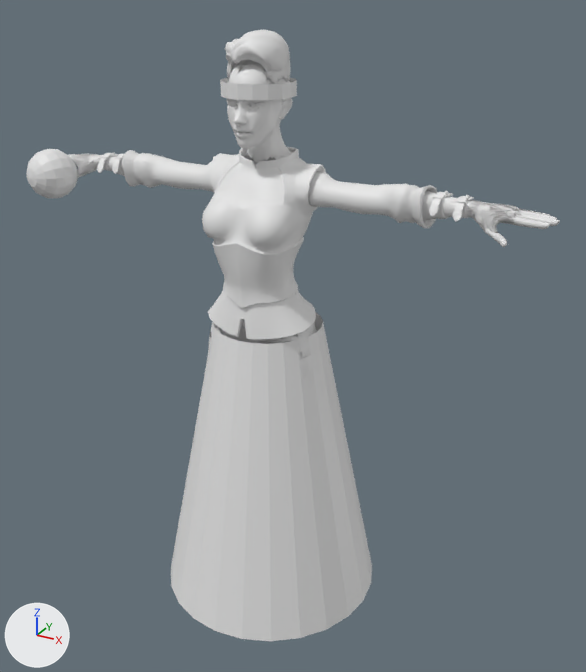
A saved change to the glTF model unity/Tools~/models/heroes_hd/SB_Hero_lyra_HD.glb.
Before and after are seen from a 50 mm camera at (1.193, -1.965, 1.961) aimed at (0.056, 0.104, 0.927). The lights are fixed; the arrows at lower left show +X, +Y and +Z. The picture after the commit comes second. Vertices at exactly the same position are counted once.

The first picture shows 'SB_Hero_lyra'.
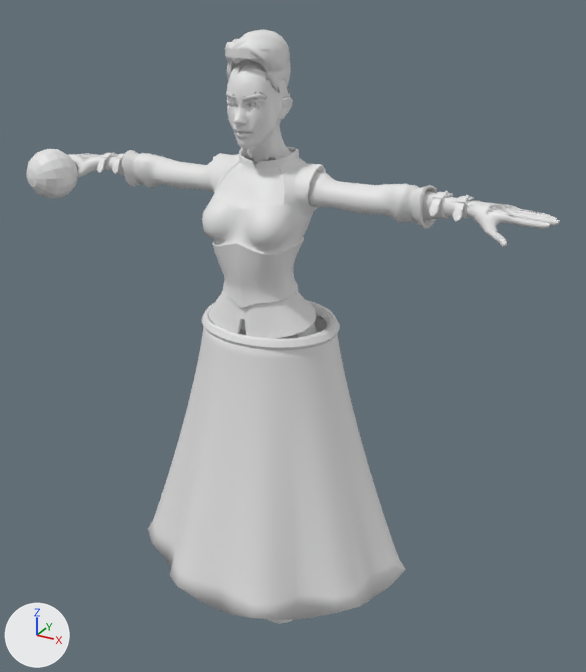
The change in detail:
me_face is used by ob_sb_hero_lyra; location (0.0, 0.0, 0.0).
me_face had 11448 vertices, 21857 faces and spanned x -0.83..0.83, y -0.31..0.41, z -0.01..1.84.
me_face now has 12305 vertices, 23183 faces and spans x -0.83..0.83, y -0.32..0.45, z -0.01..1.84.
me_face part 1: the loose piece of 48 vertices spanning x -0.36..0.36, y -0.31..0.41, z 0.04..0.99 is rebuilt with 1200 vertices and now spans x -0.47..0.48, y -0.32..0.45, z 0.11..1.0.
me_face part 2: a new loose piece of 240 vertices spanning x -0.22..0.22, y -0.13..0.24, z 0.96..1.0.
me_face part 3: a new loose piece of 40 vertices spanning x -0.08..0.08, y -0.08..0.08, z 1.77..1.8.
me_face part 4: the loose piece of 32 vertices spanning x -0.11..0.11, y -0.1..0.11, z 1.67..1.71 is deleted.
me_face part 5: 67 vertices moved within x -0.83..-0.54, y -0.02..0.09, z 1.35..1.44; 128 vertices removed from x -0.83..-0.54, y -0.01..0.1, z 1.35..1.44; 23 vertices added at x -0.82..-0.54, y -0.01..0.1, z 1.35..1.44.
me_face part 6: 59 vertices moved within x 0.54..0.83, y -0.02..0.09, z 1.36..1.44; 121 vertices removed from x 0.54..0.83, y -0.01..0.1, z 1.38..1.44; 22 vertices added at x 0.54..0.82, y 0.0..0.1, z 1.39..1.44.
me_face part 7: 14 vertices moved within x -0.04..0.04, y -0.1..-0.07, z 1.61..1.79; 56 vertices removed from x -0.15..0.15, y -0.09..0.11, z 1.47..1.79; 11 vertices added at x -0.07..0.04, y -0.1..-0.03, z 1.61..1.79.
Other edits to the shape of me_face do not show in these pictures.

Where the change shows, as pixel boxes [x1, y1, x2, y2] in the pictures (586 x 672 px):
'SB_Hero_lyra', reshaped: before [27, 30, 560, 641]; after [27, 30, 560, 624]
part 1 of me_face, rebuilt (28% wider): before [171, 312, 372, 641]; after [148, 300, 406, 620]
part 2 of me_face, added: after [202, 305, 340, 351]
part 3 of me_face, added: after [225, 48, 285, 59]
part 4 of me_face, deleted: before [220, 78, 297, 100]
part 5 of me_face, reshaped: before [70, 153, 117, 176]; after [70, 154, 117, 172]
part 6 of me_face, reshaped: before [447, 196, 559, 247]; after [447, 196, 560, 246]
part 7 of me_face, reshaped: before [227, 45, 319, 172]; after [229, 46, 258, 126]
